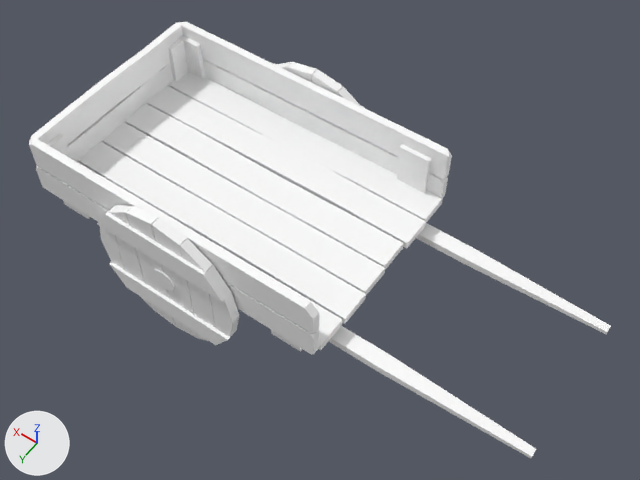
One commit to the glTF model Client/Client/Resource/DDSMapData/Meshes/SM_Cart_01.gltf: the scene before it, then after it.
Before and after are seen from a 50 mm camera at (-2.43, 2.63, 4.13) aimed at (-0.56, 0.0, 0.0). Every picture has the same lights, and +X, +Y and +Z are marked at lower left. The older version comes first.

The first picture shows 'SM_Cart_01'.
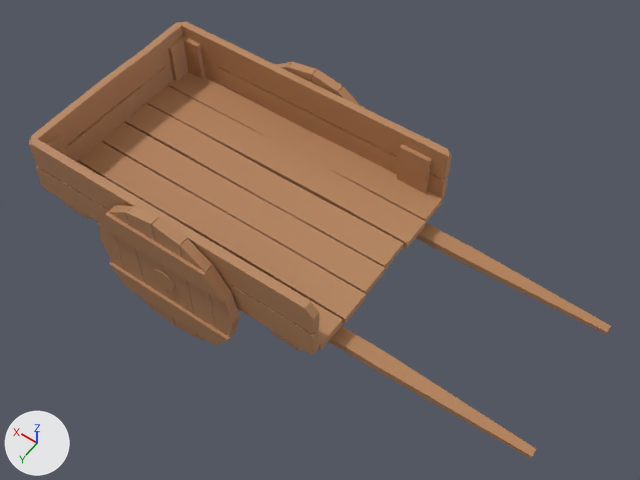
What changed in the scene script:
```text
Add img_mi_prop_01_basecolor_png:
    img_mi_prop_01_basecolor_png = load_image('MI_Prop_01_BaseColor.png', 'MI_Prop_01_BaseColor.dds', 128, 128, 'sRGB')
Change mat_mi_prop_01:
    remove mat_mi_prop_01.base_color = (1.0, 1.0, 1.0)  # white #ffffff
    add mat_mi_prop_01.texture = img_mi_prop_01_basecolor_png
```

Where the change shows, as pixel boxes [x1, y1, x2, y2] in the pictures (640 x 480 px):
'SM_Cart_01', surface changed (white to brown)
    both: [29, 22, 611, 458]
